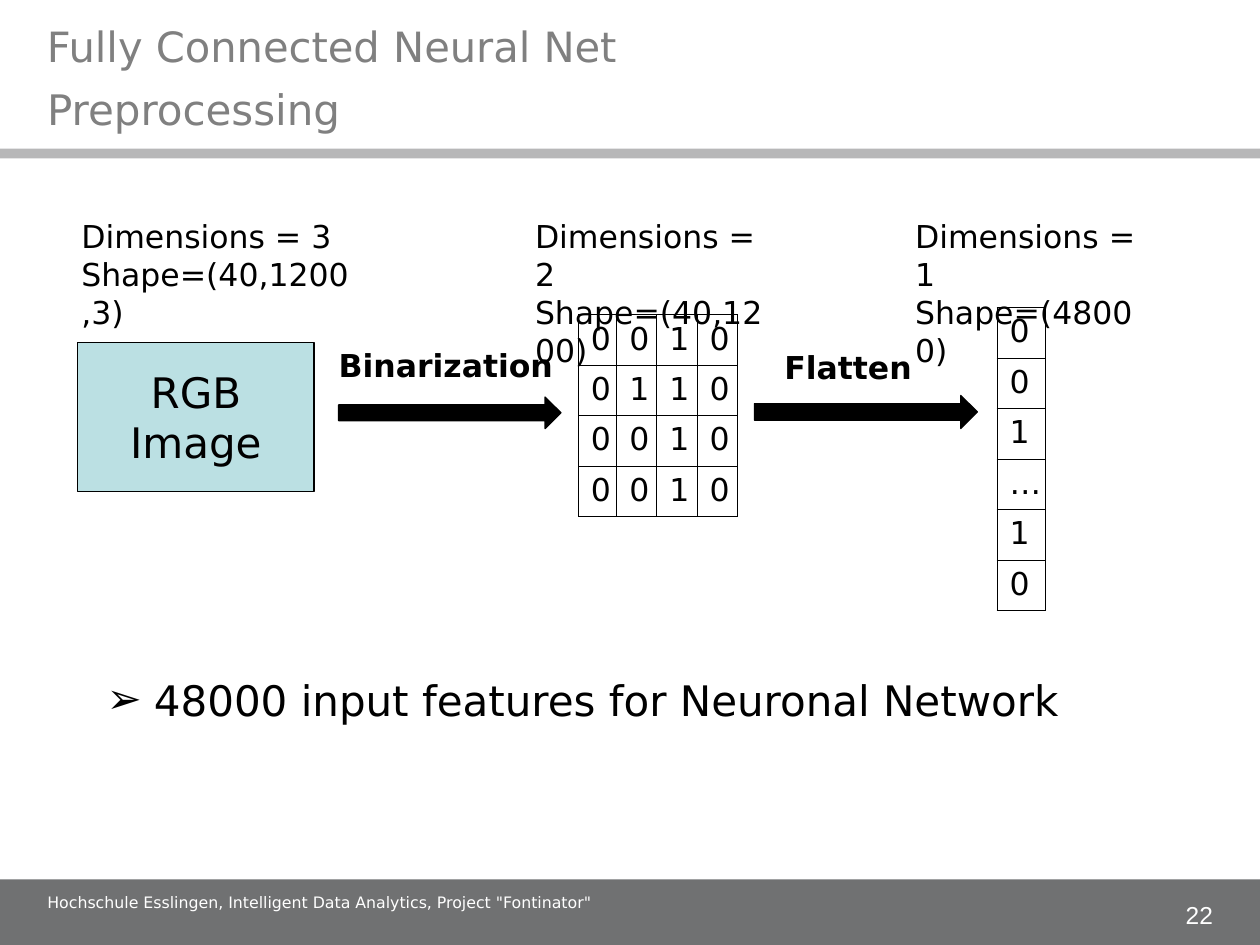
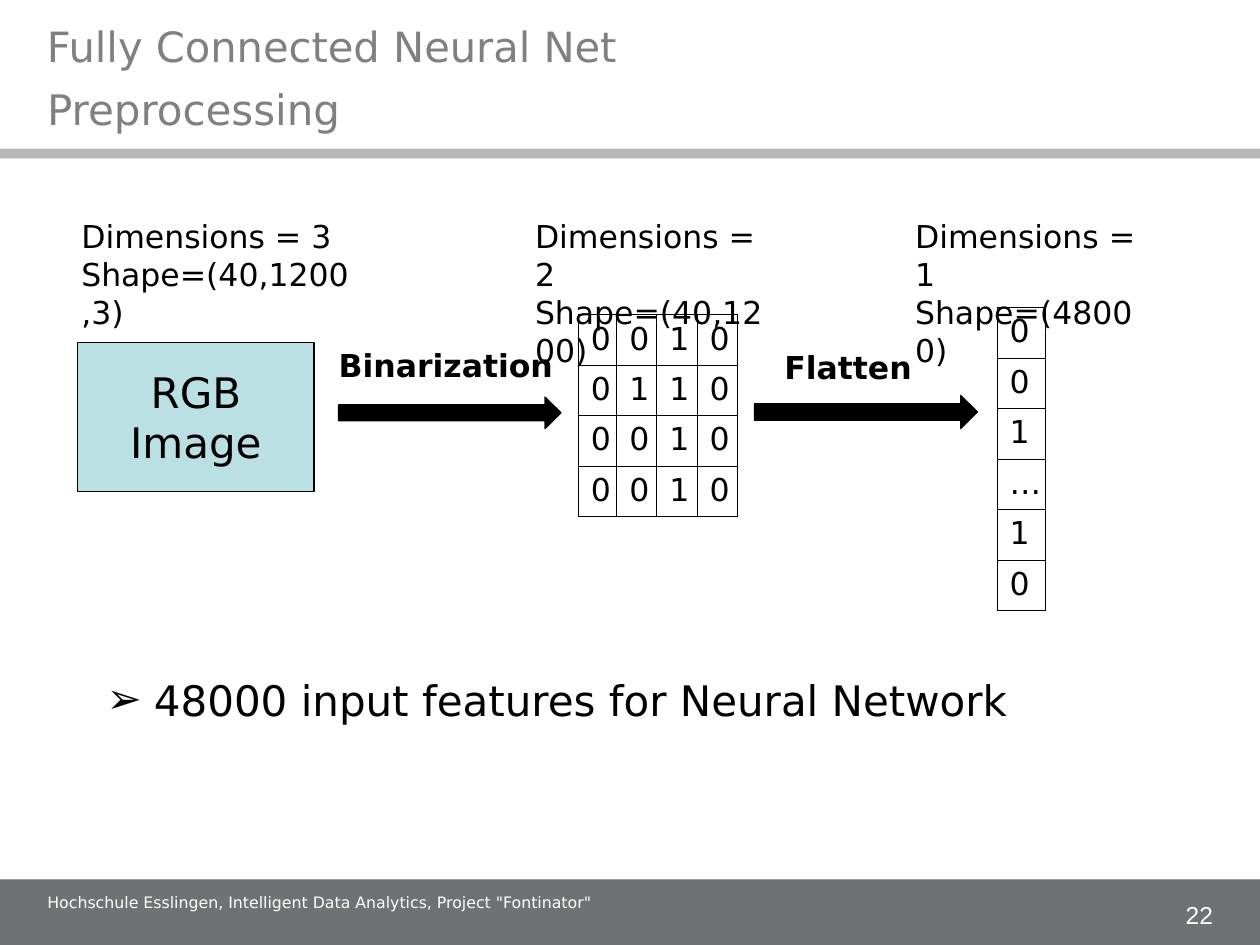
Before and after one commit to alex-ta/Fontinator, a slide deck: slide 22 of Documents/IDA_project_presentation.ppt. Drawn at 1260x945 pixels with LibreOffice and Linux fonts; fonts in the diff are those of the drawing; background and template pictures are left out. Boxes give left, top, right and bottom in pixels: in the first picture for what was removed or moved away, otherwise in the second. Text is boxed around its words. In the diff, an @@ line names an element or a change of style, - is before the commit and + after.

Commit message:
Spelling corrections

```diff
--- a/Documents/IDA_project_presentation.ppt
+++ b/Documents/IDA_project_presentation.ppt
@@ text at (x1=154, y1=684, x2=1007, y2=725): text changed @@
-➢ 48000 input features for Neuronal Network
+➢ 48000 input features for Neural Network
```
